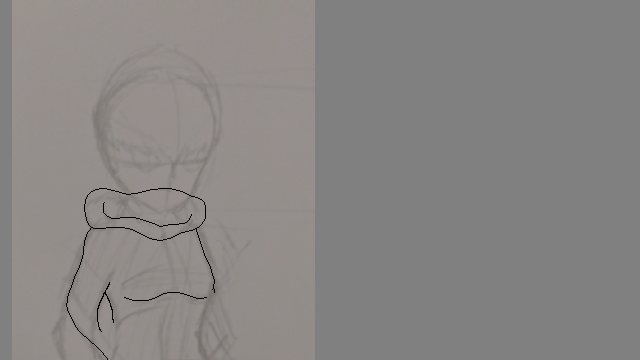
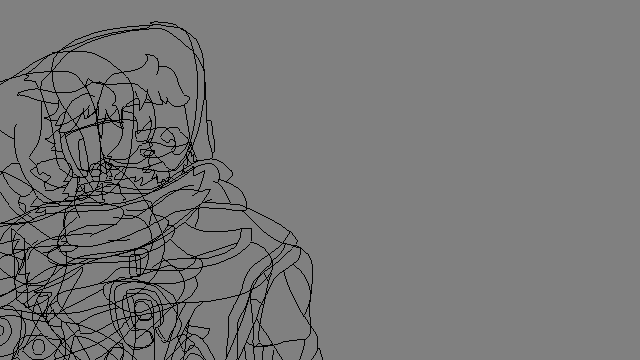
Two versions of the same layered image (640x360). Layer-by-layer changes:
renamed "Background" to "F_07", hid it, moved it above "F_07", painted on it over [0, 0, 323, 360]
renamed "Poncho" to "BaseCol", moved it into group "Hat/Scarf/Trim", painted on it over [59, 17, 312, 360]
"Layer 2": opacity 44% → 100%, moved it into group "F_06", painted on it over [12, 0, 315, 360]
added layer "RAW_05" above "RAW_04" over [11, 24, 323, 360]
added layer "RAW_04" above "RAW_03" over [0, 28, 313, 360]
added layer "RAW_03" above "RAW_02" over [0, 21, 273, 360]
added layer "RAW_02" above "RAW_01" over [0, 51, 203, 360]
added layer "RAW_01" above "Layer 1" over [0, 71, 185, 360]
